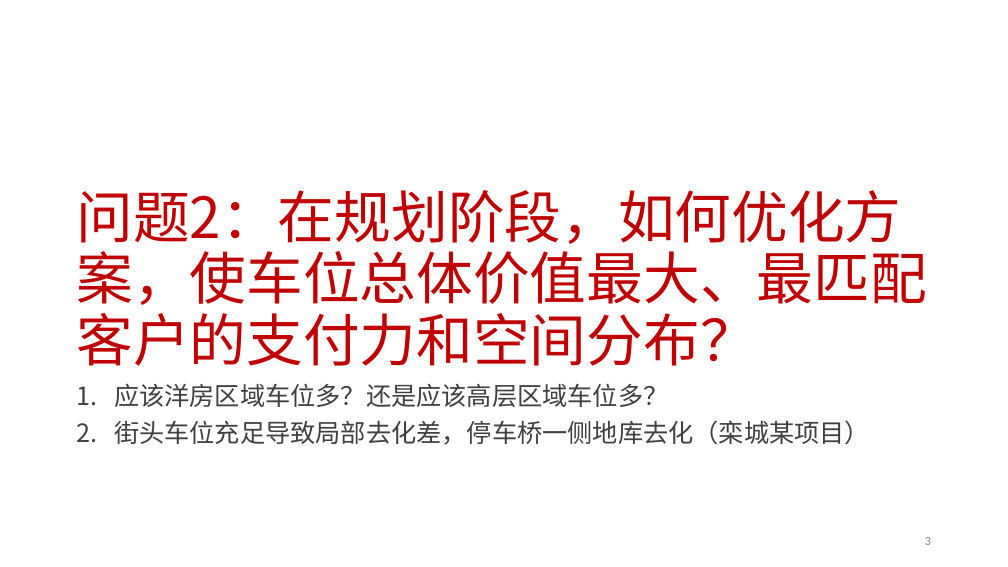
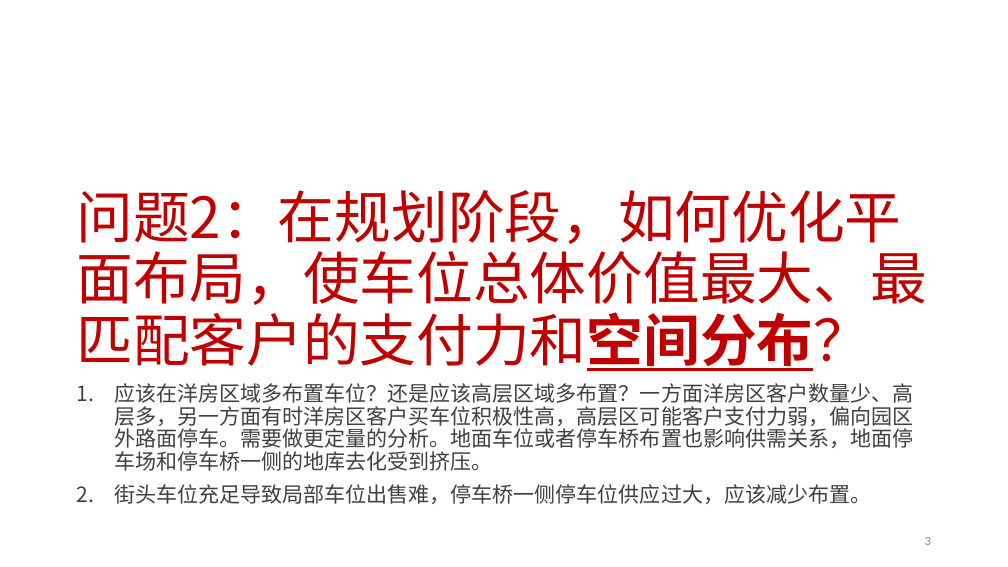
Before and after one commit to ludwigpeking/2409-parking-pricing, a slide deck: slide 3 of 2401-parkingPricing.pptx. Drawn at 1008x567 pixels with LibreOffice and Linux fonts; fonts in the diff are those of the drawing; background and template pictures are left out. Boxes give left, top, right and bottom in pixels: in the first picture for what was removed or moved away, otherwise in the second. Text is boxed around its words. In the diff, an @@ line names an element or a change of style, - is before the commit and + after.

```diff
--- a/2401-parkingPricing.pptx
+++ b/2401-parkingPricing.pptx
@@ title at <box>76,190,926,371</box>: text changed @@
-问题2：在规划阶段，如何优化方案，使车位总体价值最大、最匹配客户的支付力和空间分布？
+问题2：在规划阶段，如何优化平面布局，使车位总体价值最大、最匹配客户的支付力和空间分布？
@@ text at <box>114,383,913,504</box>: text changed; size 24 to 20 pt @@
-1. 应该洋房区域车位多？还是应该高层区域车位多？
-2. 街头车位充足导致局部去化差，停车桥一侧地库去化（栾城某项目）
+1. 应该在洋房区域多布置车位？还是应该高层区域多布置？一方面洋房区客户数量少、高层多，另一方面有时洋房区客户买车位积极性高，高层区可能客户支付力弱，偏向园区外路面停车。需要做更定量的分析。地面车位或者停车桥布置也影响供需关系，地面停车场和停车桥一侧的地库去化受到挤压。
+2. 街头车位充足导致局部车位出售难，停车桥一侧停车位供应过大，应该减少布置。
```
Also in this commit, not shown: 9 other slides changed, 3 slides added, 9 slides removed, 12 other files.
